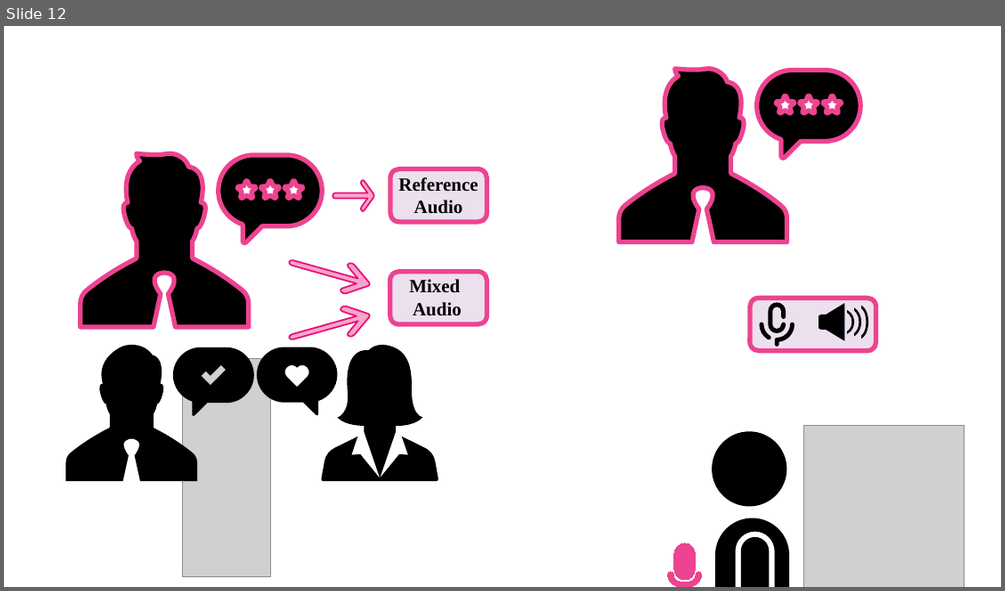
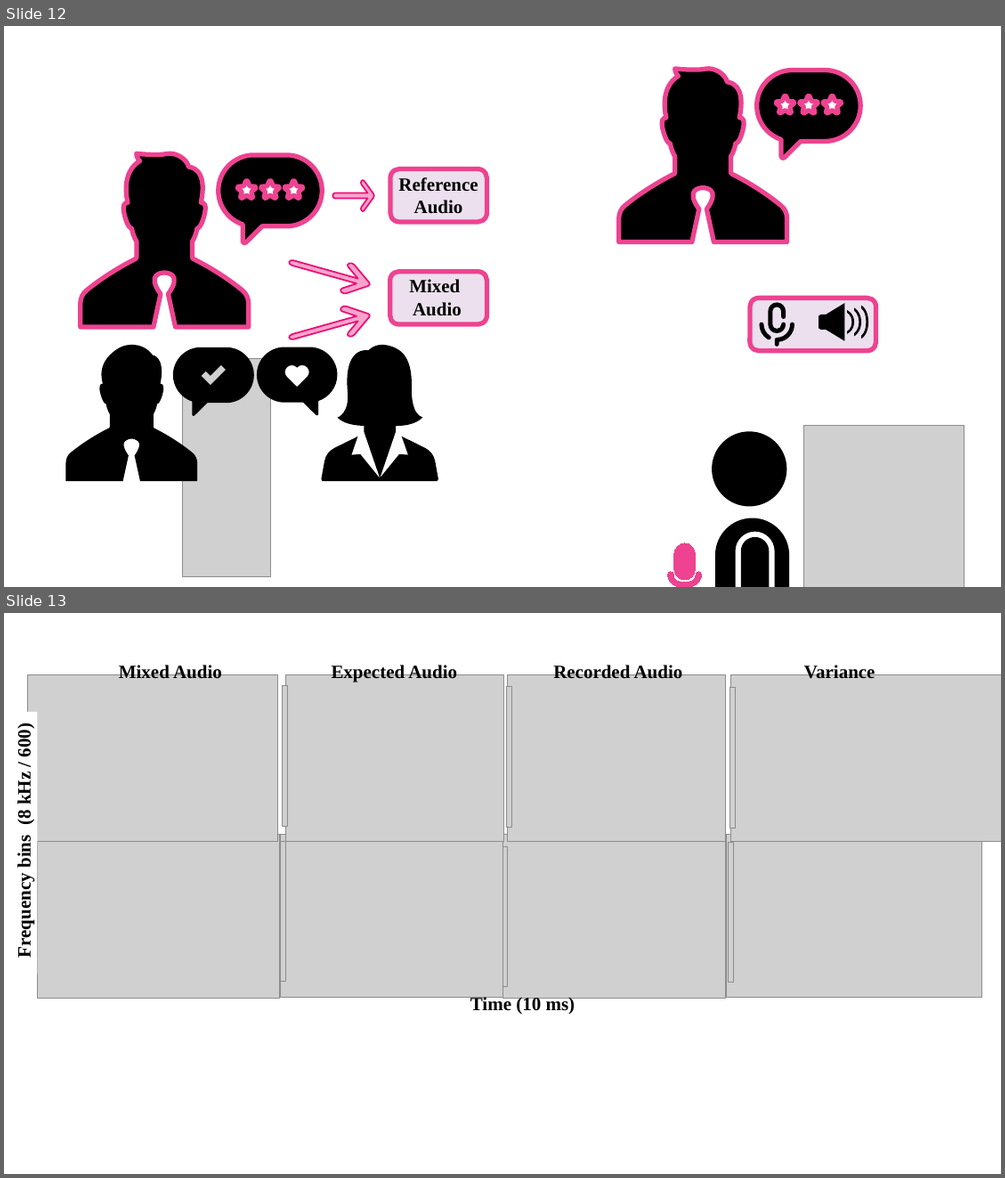
Before and after one commit to lange-bleu/infocom2021, a slide deck: infocom21.pptx. Shown one above the other, each under a label of ours: slide 12 before the commit, slides 12 and 13 after it. The pictures are 1005x591 and 1005x1178 pixels, drawn with LibreOffice and Linux fonts; fonts in the diff are those of the drawing; grey boxes stand for pictures. Boxes give left, top, right and bottom in pixels: in the first picture for what was removed or moved away, otherwise in the second. Text is boxed around its words. In the diff, an @@ line names an element or a change of style, - is before the commit and + after.

```diff
--- a/infocom21.pptx
+++ b/infocom21.pptx
@@ slide 13 added at [4, 613, 1001, 1174], background #FFFFFF @@
@@ text added at [119, 664, 222, 678], 18 pt, text #000000, bold @@
+Mixed Audio
@@ text added at [332, 664, 457, 682], 18 pt, text #000000, bold @@
+Expected Audio
@@ text added at [553, 664, 683, 679], 18 pt, text #000000, bold @@
+Recorded Audio
@@ text added at [804, 664, 875, 679], 18 pt, text #000000, bold @@
+Variance
@@ group added at [8, 675, 1001, 974]: 7 pictures, 1 rectangle @@
+Frequency bins (8 kHz / 600)
@@ group added at [37, 834, 982, 998]: 7 pictures, 1 text @@
+Time (10 ms)
@@ text added at [470, 995, 575, 1013], 18 pt, text #000000, bold @@
+Time (10 ms)
```
Also in this commit, not shown: 1 slide changed, 4 other slides added, 58 other files.
